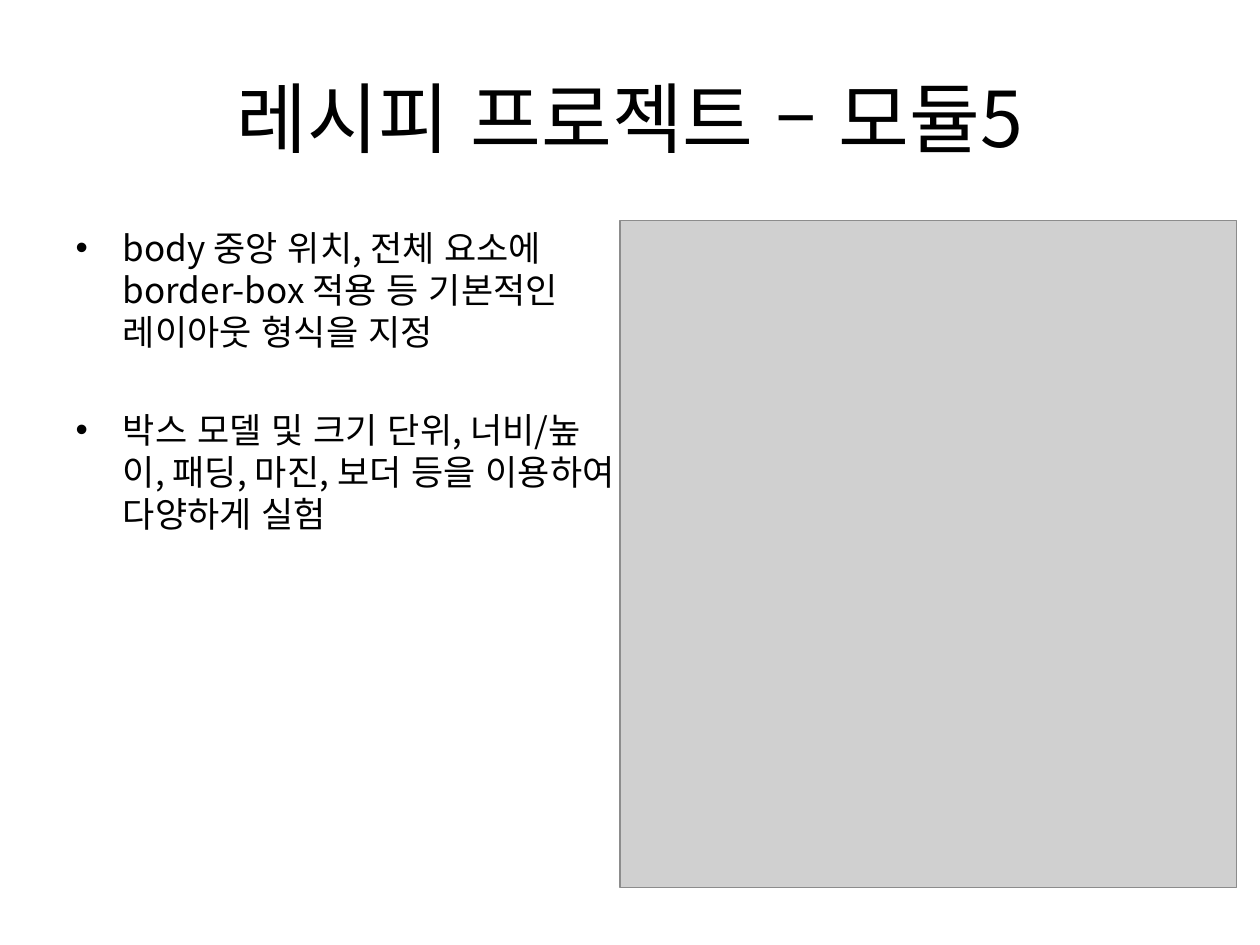
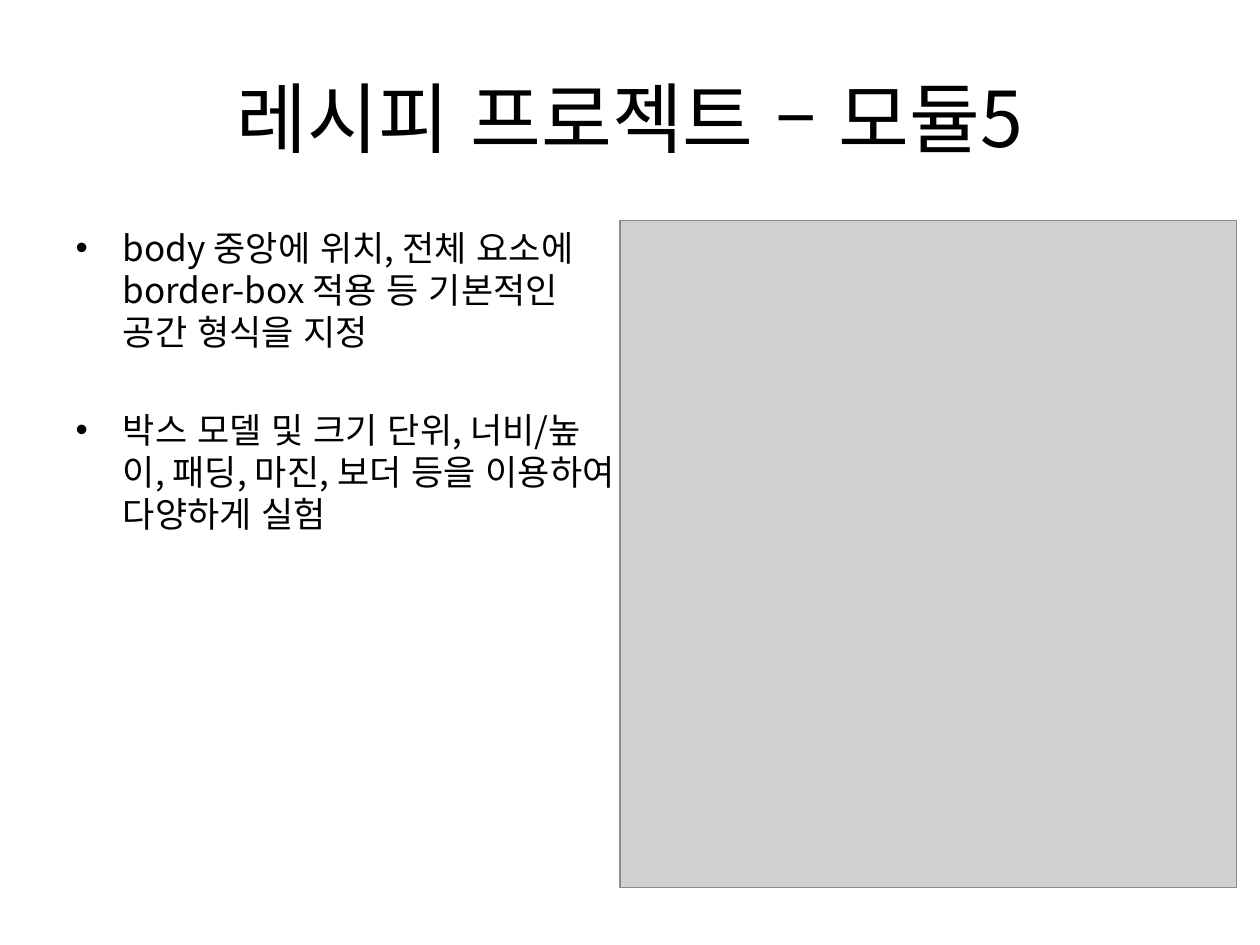
Before and after one commit to kdkcom1234/git2021, a slide deck: slide 18 of 1-html-css/03. CSS3 선택자 및 스타일 속성.pptx. Drawn at 1260x945 pixels with LibreOffice and Linux fonts; fonts in the diff are those of the drawing; grey boxes stand for pictures. Boxes give left, top, right and bottom in pixels: in the first picture for what was removed or moved away, otherwise in the second. Text is boxed around its words. In the diff, an @@ line names an element or a change of style, - is before the commit and + after.

```diff
--- a/1-html-css/03. CSS3 선택자 및 스타일 속성.pptx
+++ b/1-html-css/03. CSS3 선택자 및 스타일 속성.pptx
@@ text at box(123, 232, 574, 348): text changed @@
-• body 중앙 위치, 전체 요소에 border-box 적용 등 기본적인 레이아웃 형식을 지정
+• body 중앙에 위치, 전체 요소에 border-box 적용 등 기본적인 공간 형식을 지정
```
Also in this commit, not shown: 4 other slides changed, 4 slides added, 9 other files.
